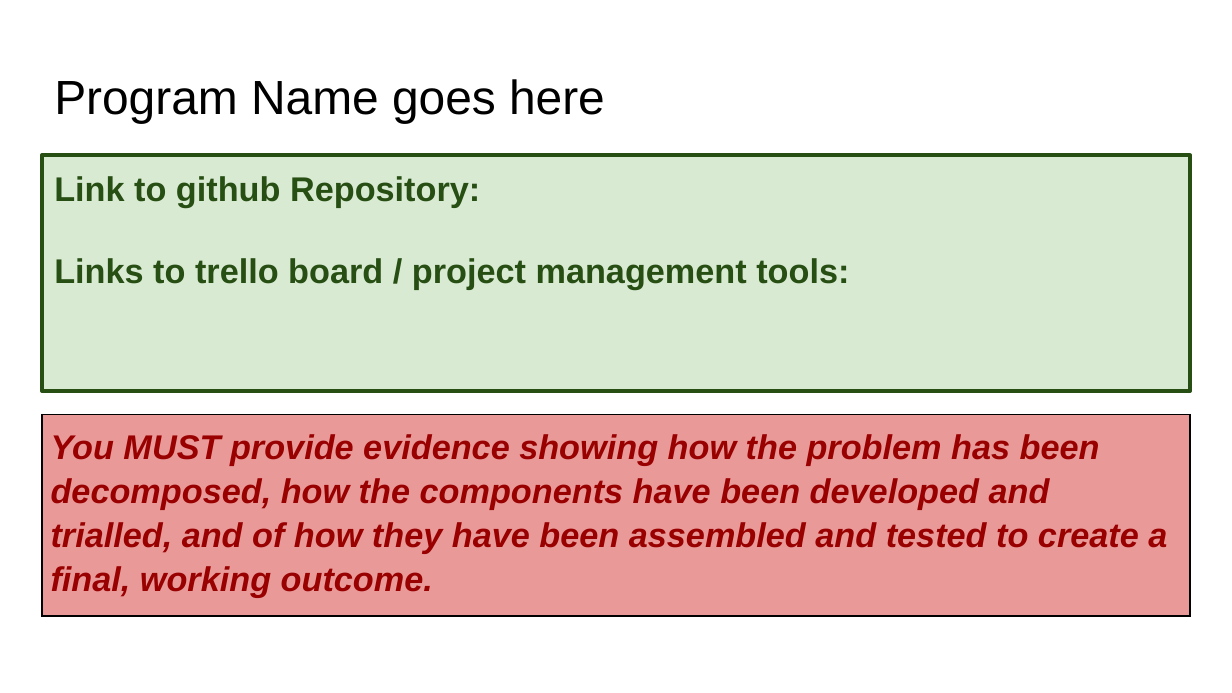
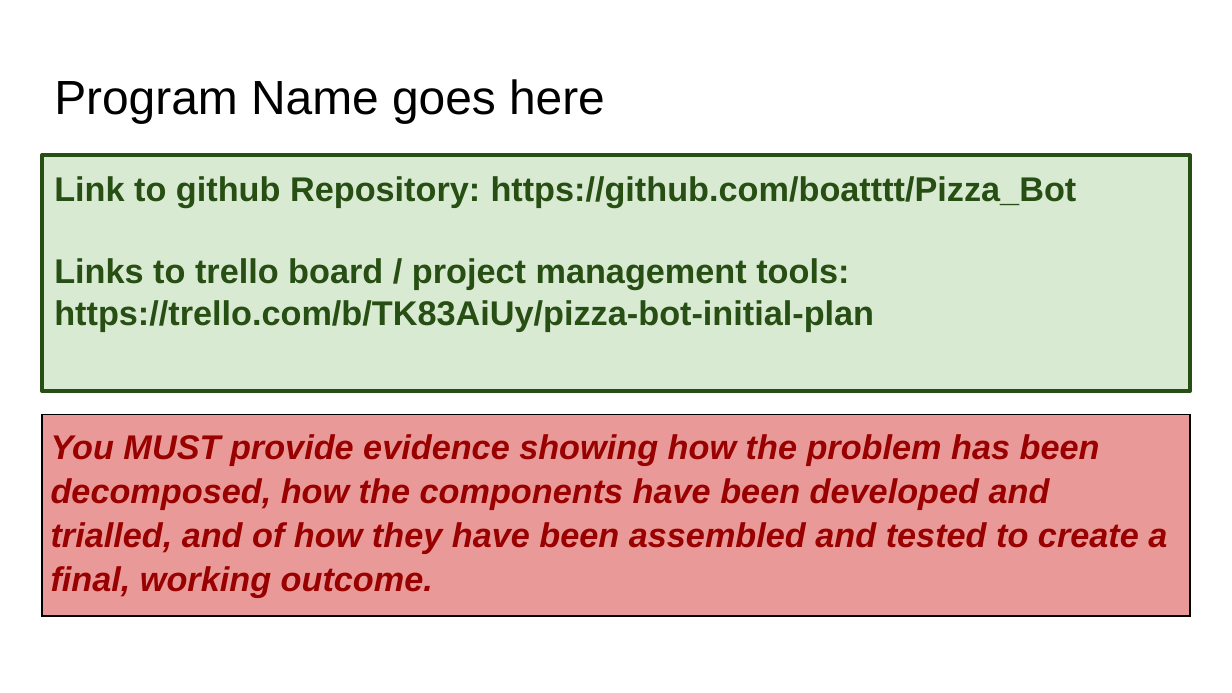
Before and after one commit to boatttt/Pizza_Bot, a slide deck: slide 1 of 022_91893+_+91897+Documentation.pptx. Drawn at 1232x693 pixels with LibreOffice and Linux fonts; fonts in the diff are those of the drawing. Boxes give left, top, right and bottom in pixels: in the first picture for what was removed or moved away, otherwise in the second. Text is boxed around its words. In the diff, an @@ line names an element or a change of style, - is before the commit and + after.

```diff
--- a/022_91893+_+91897+Documentation.pptx
+++ b/022_91893+_+91897+Documentation.pptx
@@ text at <box>54,176,1077,331</box>: text changed @@
-Link to github Repository:
-Links to trello board / project management tools:
+Link to github Repository: https://github.com/boatttt/Pizza_Bot
+Links to trello board / project management tools: https://trello.com/b/TK83AiUy/pizza-bot-initial-plan
```
Also in this commit, not shown: 2 other slides changed, 8 slides added, 1 slide removed, 4 other files.
